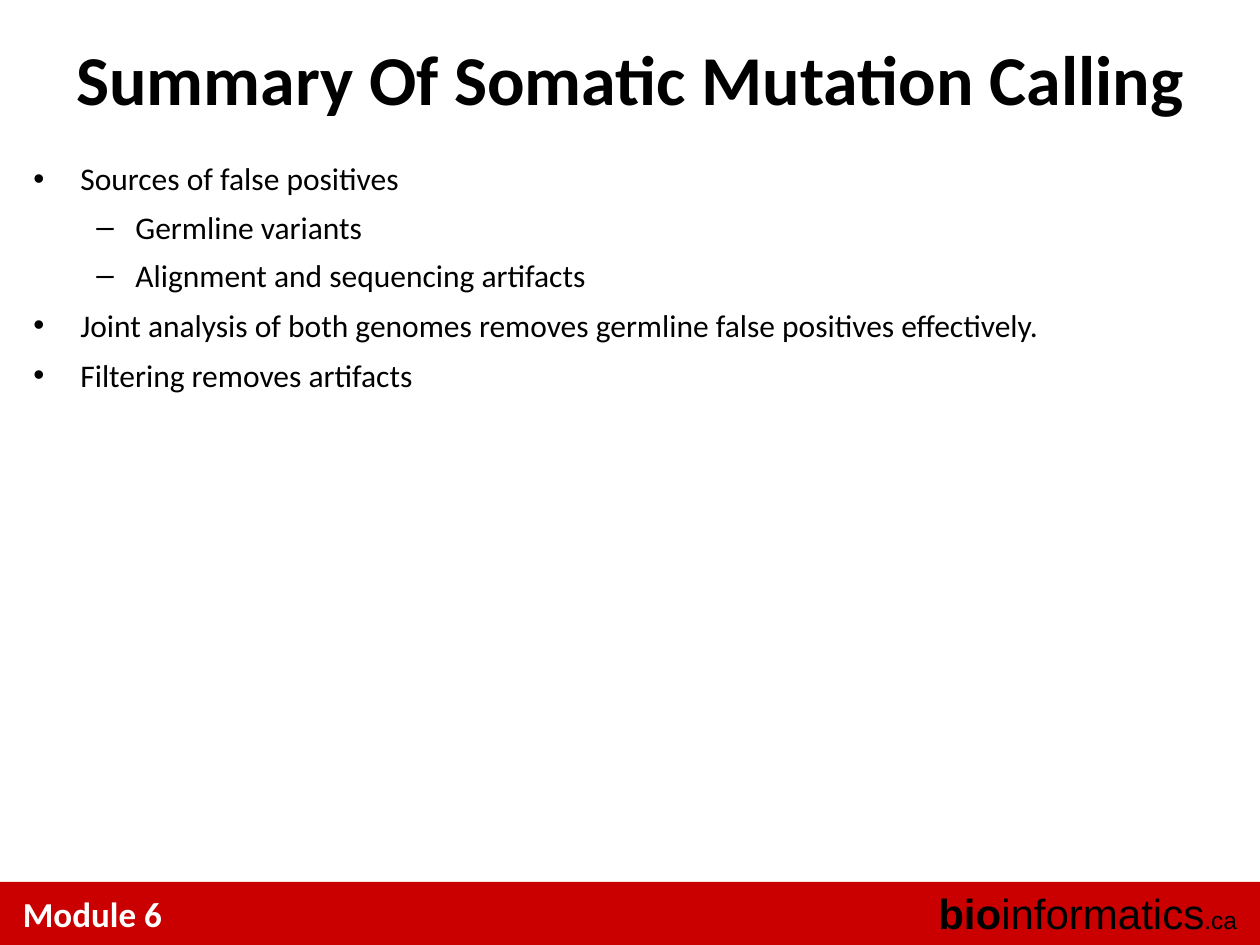
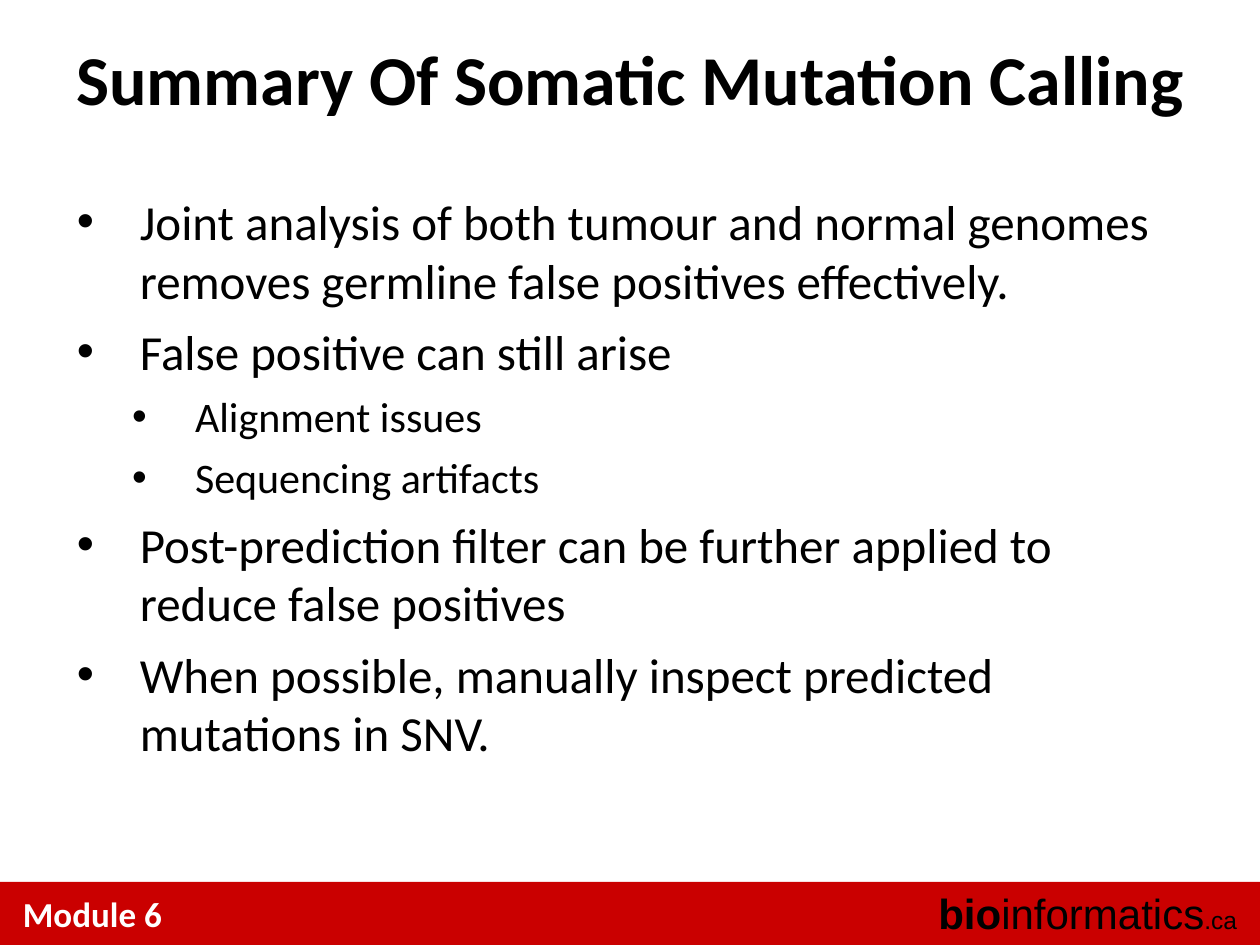
Before and after one commit to tinyheero/BICG-2016, a slide deck: slide 14 of snvs/content/BiCG_2014_Module6_Lab_shah.ppt (slide 18 before the commit). Drawn at 1260x945 pixels with LibreOffice and Linux fonts; fonts in the diff are those of the drawing. Boxes give left, top, right and bottom in pixels: in the first picture for what was removed or moved away, otherwise in the second. Text is boxed around its words. In the diff, an @@ line names an element or a change of style, - is before the commit and + after.

```diff
--- a/snvs/content/BiCG_2014_Module6_Lab_shah.ppt
+++ b/snvs/content/BiCG_2014_Module6_Lab_shah.ppt
@@ text at bbox=[140, 206, 1149, 752]: text changed; size 18 to 28 pt @@
-• Sources of false positives
-  – Germline variants
-  – Alignment and sequencing artifacts
-• Joint analysis of both genomes removes germline false positives effectively.
-• Filtering removes artifacts
+• Joint analysis of both tumour and normal genomes removes germline false positives effectively.
+• False positive can still arise
+  • Alignment issues
+  • Sequencing artifacts
+• Post-prediction filter can be further applied to reduce false positives
+• When possible, manually inspect predicted mutations in SNV.
```
Also in this commit, not shown: 8 other slides changed, 3 slides added, 6 slides removed, 1 other file.
